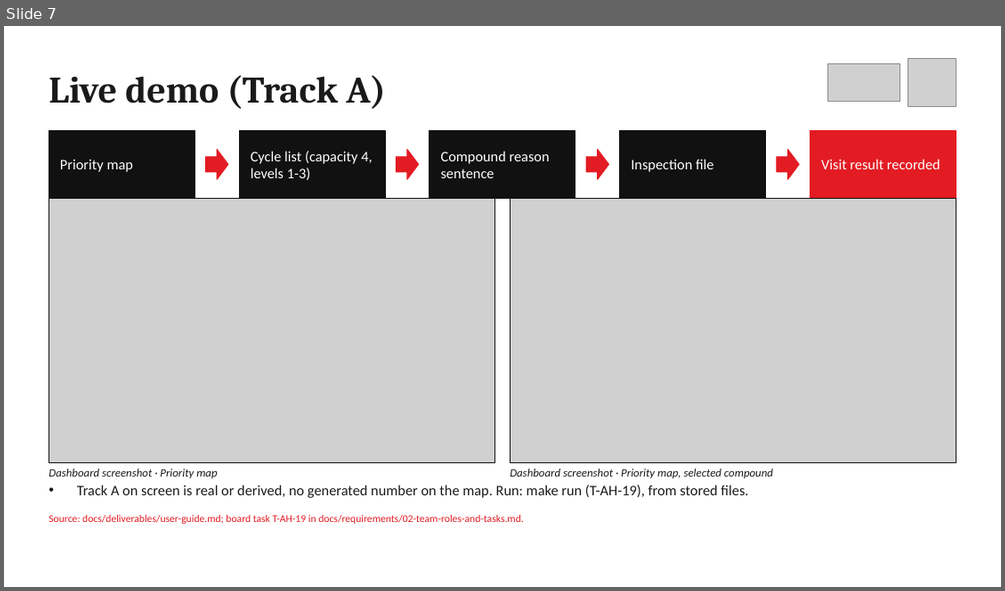
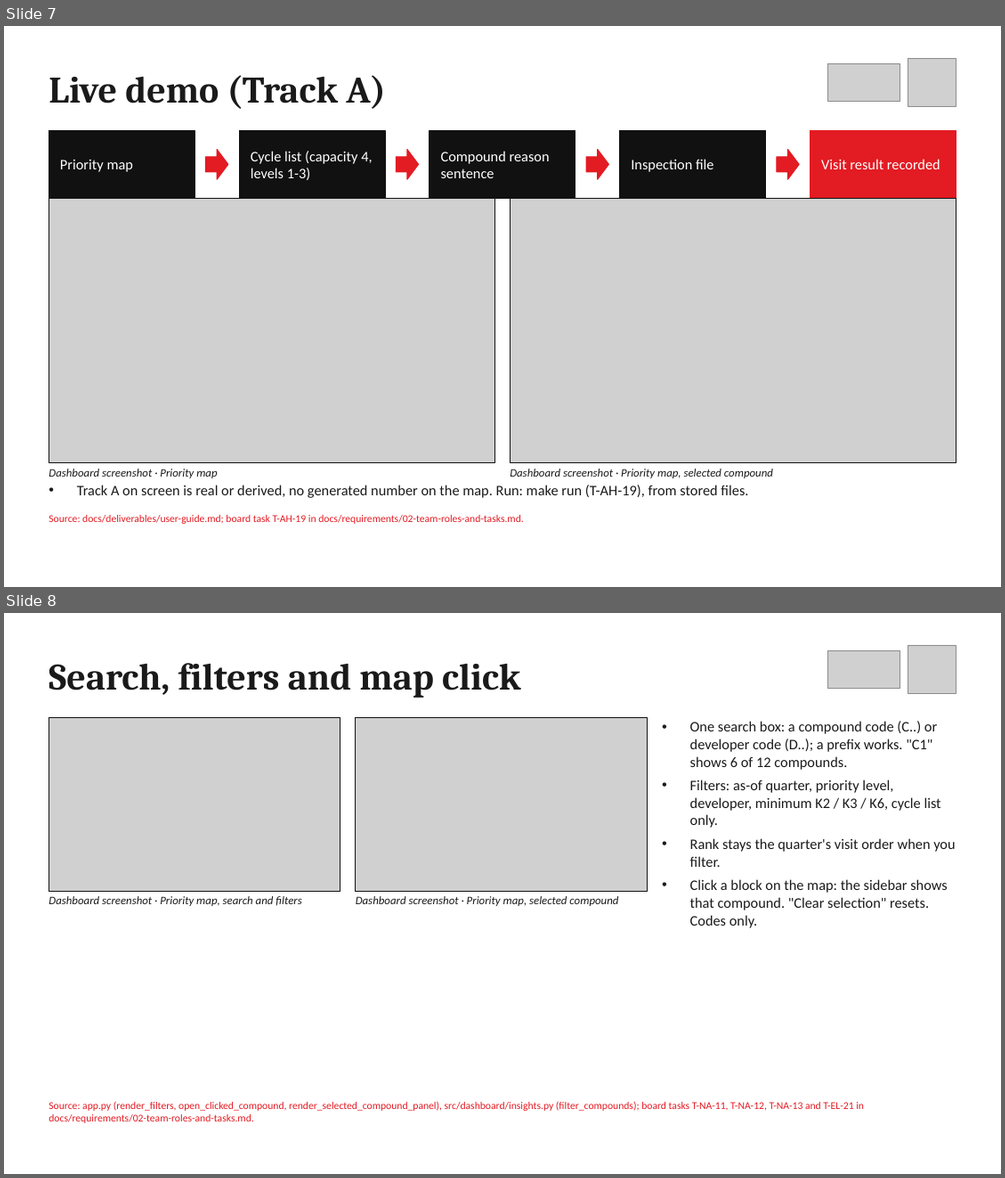
Before and after one commit to elsayedelmandoh/spaceeye-geoai, a slide deck: docs/deliverables/01-presentation/presentation.pptx. Shown one above the other, each under a label of ours: slide 7 before the commit, slides 7 and 8 after it. The pictures are 1005x591 and 1005x1178 pixels, drawn with LibreOffice and Linux fonts; fonts in the diff are those of the drawing; grey boxes stand for pictures. Boxes give left, top, right and bottom in pixels: in the first picture for what was removed or moved away, otherwise in the second. Text is boxed around its words. In the diff, an @@ line names an element or a change of style, - is before the commit and + after.

Commit message:
docs: deck adds dashboard and chatbot slides (18 slides), rubric map and transcript updated

```diff
--- a/docs/deliverables/01-presentation/presentation.pptx
+++ b/docs/deliverables/01-presentation/presentation.pptx
@@ slide 8 added at (4, 613, 1001, 1174), background #FFFFFF @@
@@ text added at (48, 663, 521, 698), 36 pt, text #1A1A1A, bold @@
+Search, filters and map click
@@ picture added at (828, 650, 900, 688) @@
@@ picture added at (908, 645, 956, 693) @@
@@ picture added at (48, 718, 340, 892) @@
@@ rectangle added at (48, 718, 340, 892), outline #111111 0.75 pt @@
@@ picture added at (356, 718, 647, 892) @@
@@ rectangle added at (356, 718, 647, 892), outline #111111 0.75 pt @@
@@ text added at (690, 721, 955, 928), 14 pt, text #1A1A1A @@
+• One search box: a compound code (C..) or developer code (D..); a prefix works. "C1" shows 6 of 12 compounds.
+• Filters: as-of quarter, priority level, developer, minimum K2 / K3 / K6, cycle list only.
+• Rank stays the quarter's visit order when you filter.
+• Click a block on the map: the sidebar shows that compound. "Clear selection" resets. Codes only.
@@ text added at (48, 896, 301, 906), 11 pt, text #1A1A1A, italic @@
+Dashboard screenshot · Priority map, search and filters
@@ text added at (356, 896, 618, 906), 11 pt, text #1A1A1A, italic @@
+Dashboard screenshot · Priority map, selected compound
@@ text added at (48, 1101, 864, 1123), 10 pt, text #E31B23 @@
+Source: app.py (render_filters, open_clicked_compound, render_selected_compound_panel), src/dashboard/insights.py (filter_compounds); board tasks T-NA-11, T-NA-12, T-NA-13 and T-EL-21 in docs/requirements/02-team-roles-and-tasks.md.
```
Also in this commit, not shown: 4 slides changed, 3 other slides added, 8 other files.
